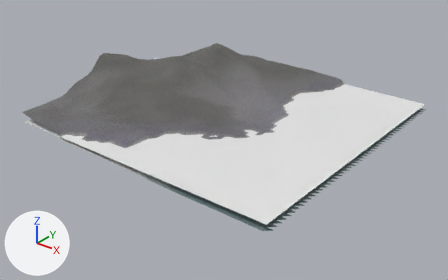
Renders of the glTF model eloria-assets/maps/continent-v2/whitepeak/client/chunks/15_08/world.glb from each side of a commit.
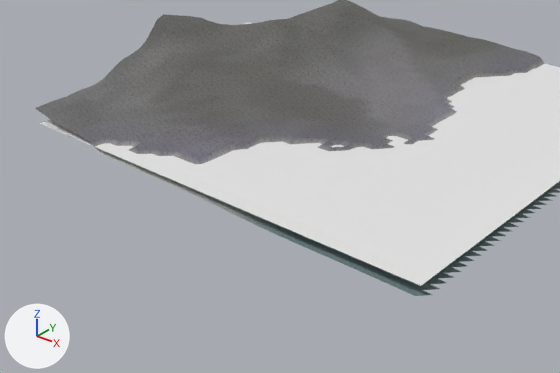
The first picture shows the older version from a 50 mm lens placed at (643.2, 16.0, 83.1), pointed at (527.3, 161.0, -6.8). The close-ups show the older and then the newer version on the part from 0% to 79% of the width and 16% to 100% of the height of that picture. Only the edits that show in the close-ups are written down. The axes (+X, +Y, +Z) are drawn at lower left. The lights are the same throughout. Where no turn or scale is listed for an object, it has been applied to the vertices. Vertices at exactly the same position are counted once.

The first close-up shows 'AuthoredGround_whitepeakBase_whitepeak_15_08', 'Terrain_whitepeak_15_08', 'Water_whitepeak_15_08'.
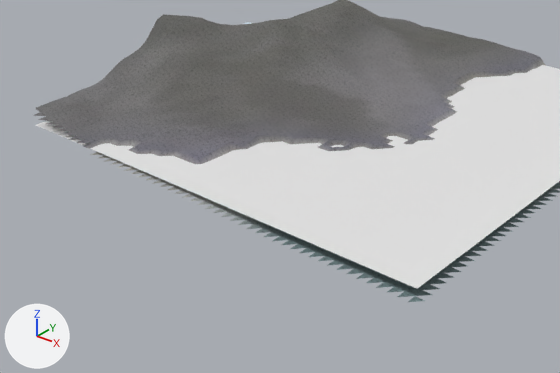
Boxes (x1, y1, x2, y2) around the edits, measured in the close-ups (560 x 373 px):
```json
{"object": "AuthoredGround_whitepeakBase_whitepeak_15_08", "change": "reshaped", "before": [35, 0, 560, 296], "after": [34, 0, 560, 302]}
{"object": "Water_whitepeak_15_08", "change": "mesh moved", "before": [40, 64, 560, 286], "after": [36, 65, 560, 289]}
{"part": 2, "of": "me_authoredground_whitepeakbase_whitepeak_15_08", "change": "added", "after": [34, 112, 425, 302]}
```

The change, as JSON lines over the scene's bpy script:
```json
{"block": "me_water_whitepeak_15_08", "where": "# used by ob_water_whitepeak_15_08; location = (-1351.0, 5621.0, 0.0)"}
{"op": "remove", "block": "me_water_whitepeak_15_08", "code": "me_water_whitepeak_15_08.from_pydata(...)  # 4 vertices, 2 faces; spans x 1828.0..1924.0, y -5501.0..-5405.0, z 0.0"}
{"op": "add", "block": "me_water_whitepeak_15_08", "code": "me_water_whitepeak_15_08.from_pydata(...)  # 4 vertices, 2 faces; spans x 1828.0..1924.0, y -5502.0..-5406.0, z 0.0"}
{"block": "me_water_whitepeak_15_08", "change": "me_water_whitepeak_15_08 part 1: the whole mesh is moved by (0.0, -1.0, 0.0)"}
{"block": "me_authoredground_whitepeakbase_whitepeak_15_08", "where": "# used by ob_authoredground_whitepeakbase_whitepeak_15_08; location = (-1351.0, 5621.0, 0.0)"}
{"op": "remove", "block": "me_authoredground_whitepeakbase_whitepeak_15_08", "code": "me_authoredground_whitepeakbase_whitepeak_15_08.from_pydata(...)  # 2448 vertices, 4608 faces; spans x 1827.0..1925.0, y -5501.0..-5405.0, z -2.3..14.1"}
{"op": "add", "block": "me_authoredground_whitepeakbase_whitepeak_15_08", "code": "me_authoredground_whitepeakbase_whitepeak_15_08.from_pydata(...)  # 2496 vertices, 4608 faces; spans x 1827.0..1925.0, y -5503.0..-5405.0, z -2.3..14.1"}
{"block": "me_authoredground_whitepeakbase_whitepeak_15_08", "change": "me_authoredground_whitepeakbase_whitepeak_15_08 part 2"}
{"block": "me_authoredground_whitepeakbase_whitepeak_15_08", "change": "5 vertices are added at (1833.0, -5503.0, 2.0), (1835.0, -5503.0, 1.9), (1837.0, -5503.0, 1.7), (1839.0, -5503.0, 1.5), (1925.0, -5501.0, -2.3)"}
{"block": "me_authoredground_whitepeakbase_whitepeak_15_08", "change": "28 new vertices lie (-2.0, -2.0, 0.0) away from vertices in x 1851.0..1923.0, y -5501.0, z -2.3..-0.8"}
{"block": "me_authoredground_whitepeakbase_whitepeak_15_08", "change": "11 new vertices lie (0.0, -2.0, -0.1) away from vertices in x 1843.0..1893.0, y -5501.0, z -2.0..0.8"}
{"block": "me_authoredground_whitepeakbase_whitepeak_15_08", "change": "5 new vertices lie (0.0, -2.0, 0.0) away from vertices in x 1829.0..1923.0, y -5501.0, z -2.3..2.8"}
{"block": "me_authoredground_whitepeakbase_whitepeak_15_08", "change": "48 new faces join them"}
{"block": "me_authoredground_whitepeakbase_whitepeak_15_08", "change": "other edits to the shape of me_authoredground_whitepeakbase_whitepeak_15_08 do not show in these pictures"}
```
